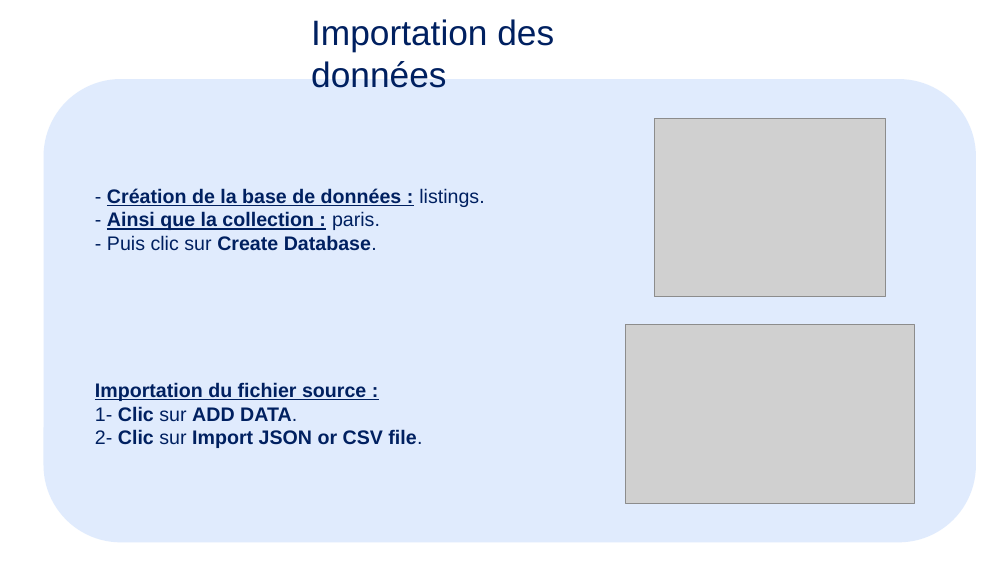
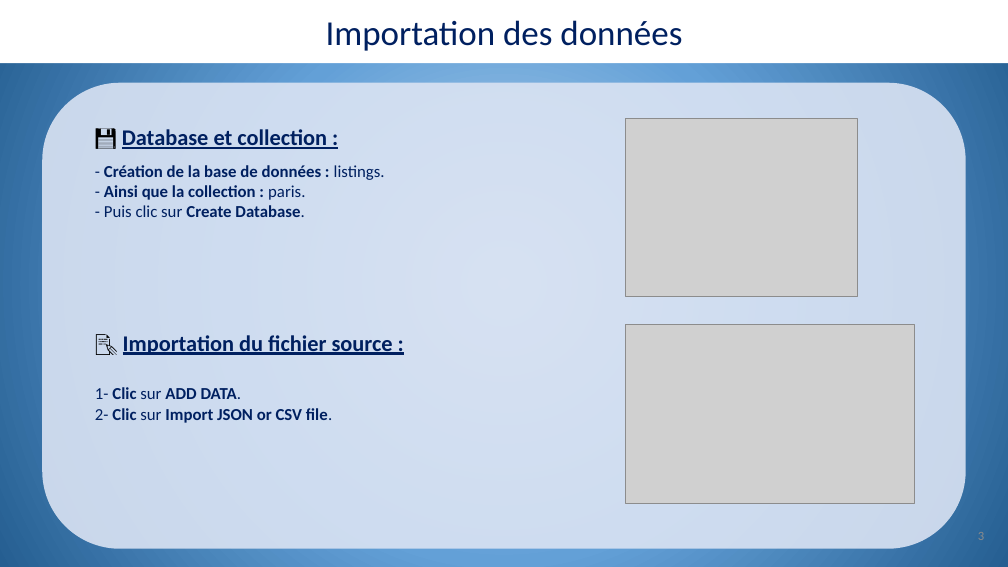
Before and after one commit to merais/formation, a slide deck: slide 3 of P7_Concevez_et_analysez_une_base_de_donnees_nosql_aymeric_bailleul/_projets/ABAI_P7_01_presentation_20251104.pptx. Drawn at 1008x567 pixels with LibreOffice and Linux fonts; fonts in the diff are those of the drawing; grey boxes stand for pictures. Boxes give left, top, right and bottom in pixels: in the first picture for what was removed or moved away, otherwise in the second. Text is boxed around its words. In the diff, an @@ line names an element or a change of style, - is before the commit and + after.

```diff
--- a/P7_Concevez_et_analysez_une_base_de_donnees_nosql_aymeric_bailleul/_projets/ABAI_P7_01_presentation_20251104.pptx
+++ b/P7_Concevez_et_analysez_une_base_de_donnees_nosql_aymeric_bailleul/_projets/ABAI_P7_01_presentation_20251104.pptx
@@ background #FFFFFF to gradient #BDD7EE to #63A0D7 to #255E91 @@
@@ title "Importation des données": place and size @@
-title "Importation des données" at (311,19,554,88)
+title "Importation des données" at (0,0,1008,64)
@@ title "Importation des données" at (0,0,1008,64): size 25.2 to 25 pt, font Arial to Calibri; alignment left to centre; vertical alignment top to middle; fill none to #FFFFFF @@
@@ rounded rectangle: place and size @@
-rounded rectangle at (43,79,976,542)
+rounded rectangle at (42,83,966,548)
@@ rounded rectangle at (42,83,966,548): fill #D9E7FD at 80% opacity to #DAE3F3 at 90% opacity @@
@@ picture: place and size @@
-picture at (654,118,886,296)
+picture at (626,118,858,296)
@@ text added at (122,129,327,149), 16 pt, text #002060, bold, underline @@
+💾 Database et collection :
@@ text "- Création de la base ...": place and size @@
-text "- Création de la base ..." at (107,188,484,251)
+text "- Création de la base ..." at (104,165,385,217)
@@ text "- Création de la base ..." at (104,165,385,217): size 14 to 12 pt, font Arial to Calibri; underline off in "Création de la base de données :", "Ainsi que la collection :" @@
@@ text added at (123,335,393,355), 16 pt, text #002060, bold, underline @@
+📝 Importation du fichier source :
@@ text "1- Clic sur ADD DATA." at (95,387,332,423): size 14 to 12 pt, font Arial to Calibri; list level 2 to 1 in "2- Clic sur Import JSON ..." @@
@@ text at (95,382,366,401): paragraph removed @@
-Importation du fichier source :
@@ page number added at (978,532,984,540), 9 pt, text #8C8C8C @@
+3
```
Also in this commit, not shown: 13 other slides changed, 5 slides added, 1 slide removed, 2 other files.
